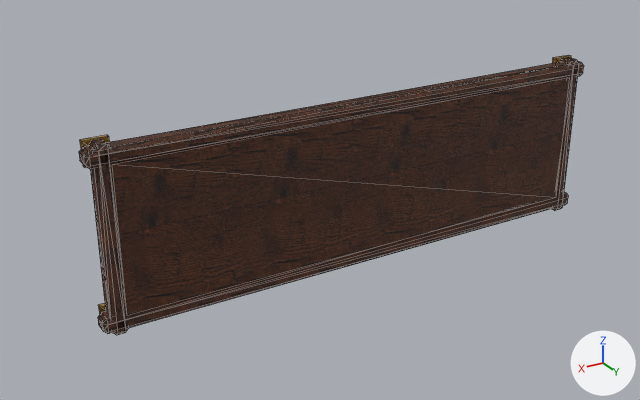
The glTF model sg_esc_r3.glb: old version first, new version second.
Rendered twice from a 50 mm camera at (3.6, 5.27, 2.58) aimed at (0.34, -0.17, -0.14). The axes (+X, +Y, +Z) are drawn at lower right. The lights are the same throughout. The older version comes first. Mesh edges are drawn as thin lines. Vertices at exactly the same position are counted once.

Names of what the first picture shows: 'spire'.
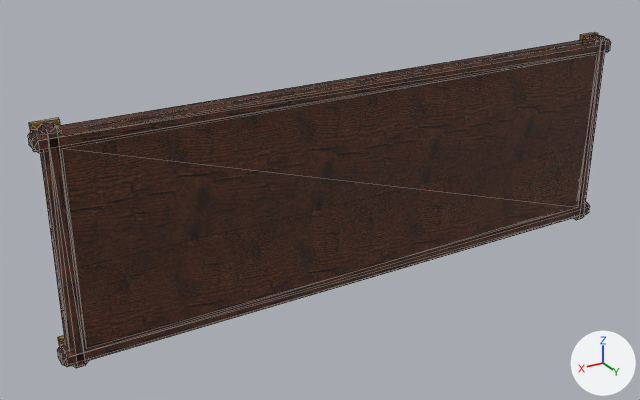
Boxes (x1, y1, x2, y2) around the edits, measured in the pictures (640 x 400 px; the box of a moved part takes in the faces that stretch with it):
'spire', reshaped (15% wider, 20% taller): before (79, 55, 584, 335); after (28, 32, 611, 368)
part 1 of me_spire, moved or reshaped: before (112, 78, 570, 316); after (62, 54, 597, 348)
part 2 of me_spire, moved or reshaped: before (552, 57, 579, 211); after (573, 34, 606, 220)
part 3 of me_spire, moved or reshaped: before (88, 139, 129, 335); after (37, 122, 88, 368)
part 4 of me_spire, moved or reshaped: before (98, 192, 568, 334); after (57, 202, 590, 367)
part 5 of me_spire, moved or reshaped: before (79, 62, 584, 169); after (28, 38, 611, 153)
part 6 of me_spire, moved or reshaped: before (552, 55, 571, 63); after (580, 32, 598, 40)
part 7 of me_spire, moved or reshaped: before (98, 303, 106, 315); after (58, 336, 65, 347)
part 8 of me_spire, moved or reshaped: before (80, 135, 110, 168); after (29, 118, 60, 152)

The change, as a diff of the scene's bpy script:
```diff
--- a/sg_esc_r3.glb.py
+++ b/sg_esc_r3.glb.py
@@ me_spire @@
 # used by ob_spire; location = (0.0, 0.0, 0.0)
-me_spire.from_pydata(...)  # 140 vertices, 238 faces; spans x -2.18..2.18, y -0.13..0.06, z -0.69..0.69
+me_spire.from_pydata(...)  # 140 vertices, 238 faces; spans x -2.48..2.48, y -0.13..0.06, z -0.86..0.86
+# me_spire part 1: the loose piece of 8 vertices spanning x -2.01..2.01, y -0.05..0.05, z -0.55..0.55 is scaled about its middle by (1.15, 1, 1.3)
+# me_spire part 2: the loose piece of 24 vertices spanning x -2.12..-2.0, y -0.1..0.06, z -0.69..0.69 is scaled about its middle by (1, 1, 1.24), then moved by (-0.3, 0.0, 0.0)
+# me_spire part 3: the loose piece of 24 vertices spanning x 2.0..2.12, y -0.1..0.06, z -0.69..0.69 is scaled about its middle by (1, 1, 1.24), then moved by (0.3, 0.0, 0.0)
+# me_spire part 4: the loose piece of 24 vertices spanning x -2.18..2.18, y -0.1..0.06, z -0.66..-0.54 is scaled about its middle by (1.14, 1, 1), then moved by (0.0, 0.0, -0.16)
+# me_spire part 5: the loose piece of 24 vertices spanning x -2.18..2.18, y -0.1..0.06, z 0.54..0.66 is scaled about its middle by (1.14, 1, 1), then moved by (0.0, 0.0, 0.16)
+# me_spire part 6: the loose piece of 8 vertices spanning x -2.15..-1.97, y -0.13..-0.09, z 0.51..0.69 is moved by (-0.3, 0.0, 0.16)
+# me_spire part 7: the loose piece of 8 vertices spanning x 1.97..2.15, y -0.13..-0.09, z -0.69..-0.51 is moved by (0.3, 0.0, -0.16)
+# me_spire part 8: the loose piece of 8 vertices spanning x 1.97..2.15, y -0.13..-0.09, z 0.51..0.69 is moved by (0.3, 0.0, 0.16)
+# other edits to the shape of me_spire do not show in these pictures
 me_spire.materials.append(mat_paint)
```
